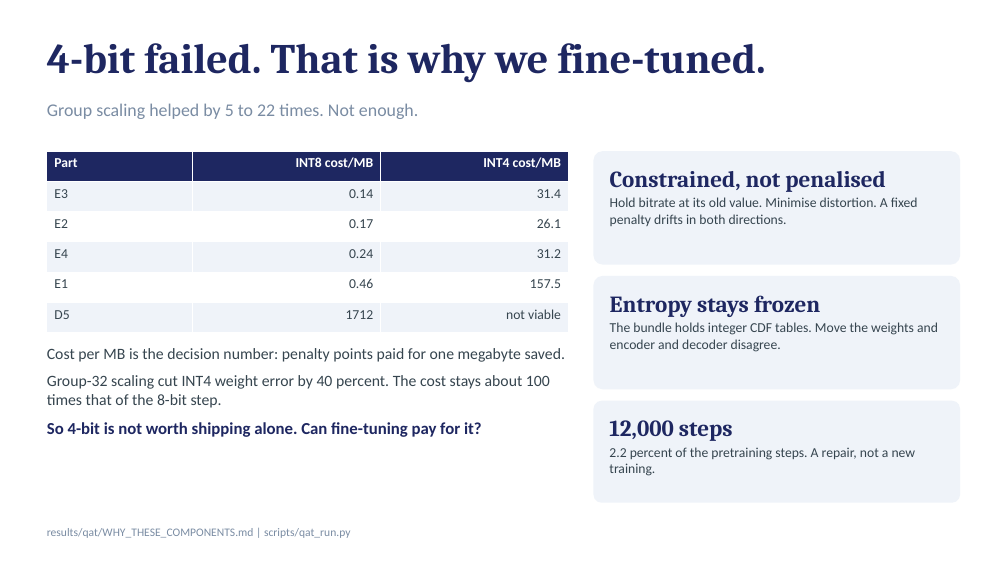
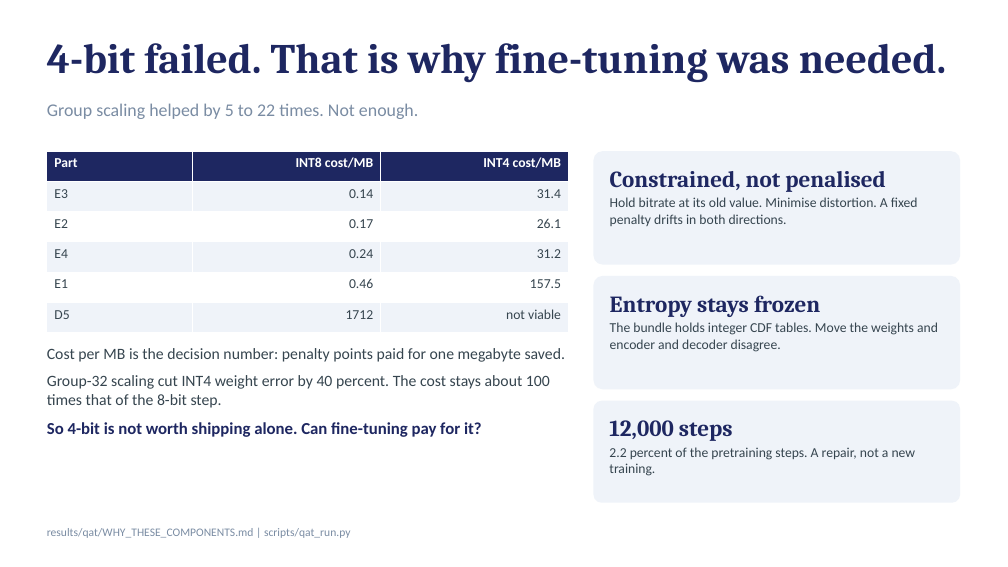
Before and after one commit to harshith0518/CS6886-PULSE-Quantization, a slide deck: slide 7 of submission/PULSE-quantization-deck.pptx. Drawn at 1008x567 pixels with LibreOffice and Linux fonts; fonts in the diff are those of the drawing. Boxes give left, top, right and bottom in pixels: in the first picture for what was removed or moved away, otherwise in the second. Text is boxed around its words. In the diff, an @@ line names an element or a change of style, - is before the commit and + after.

```diff
--- a/submission/PULSE-quantization-deck.pptx
+++ b/submission/PULSE-quantization-deck.pptx
@@ text at [47, 43, 946, 83]: text changed @@
-4-bit failed. That is why we fine-tuned.
+4-bit failed. That is why fine-tuning was needed.
```
Also in this commit, not shown: 7 other slides changed, 10 other files.
